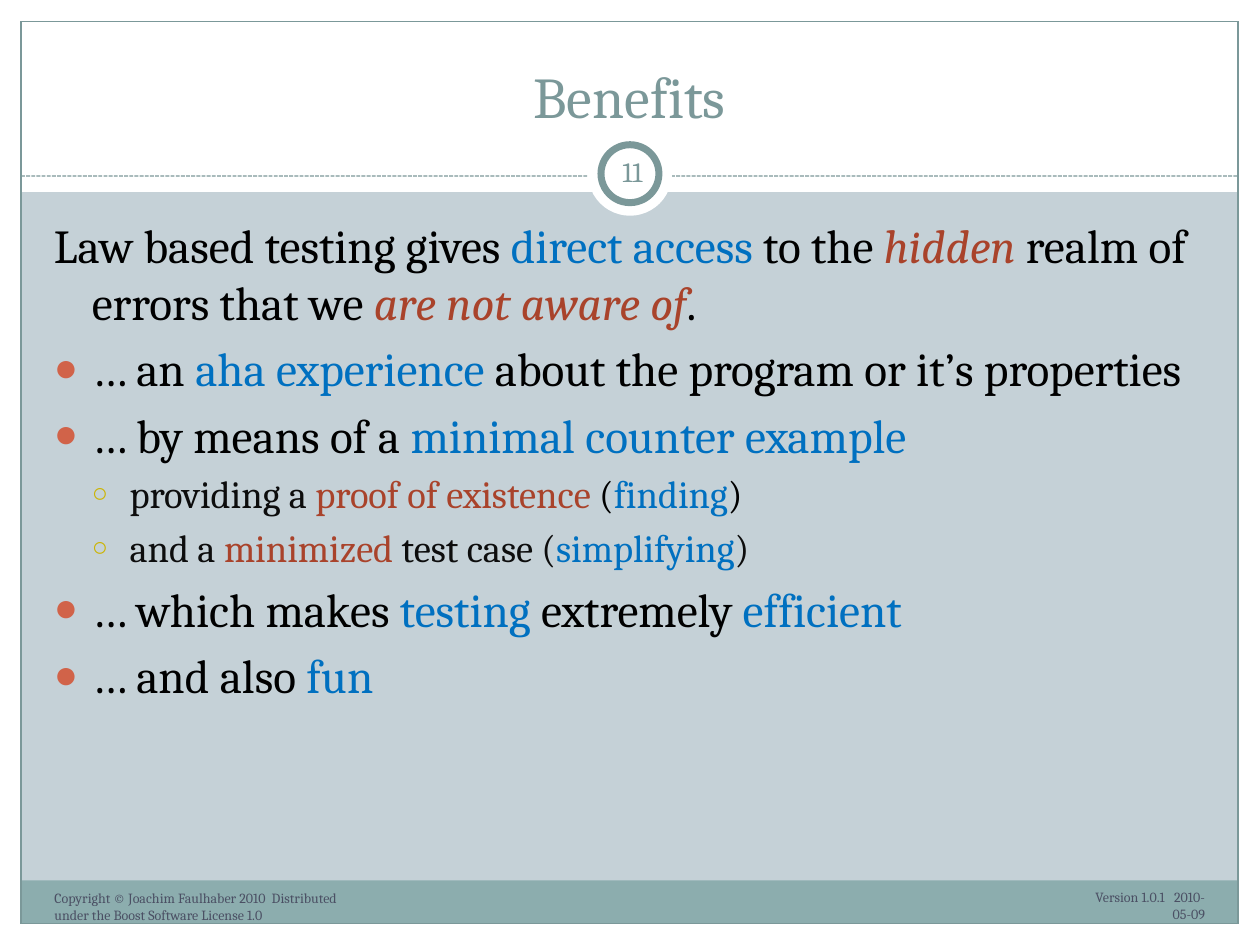
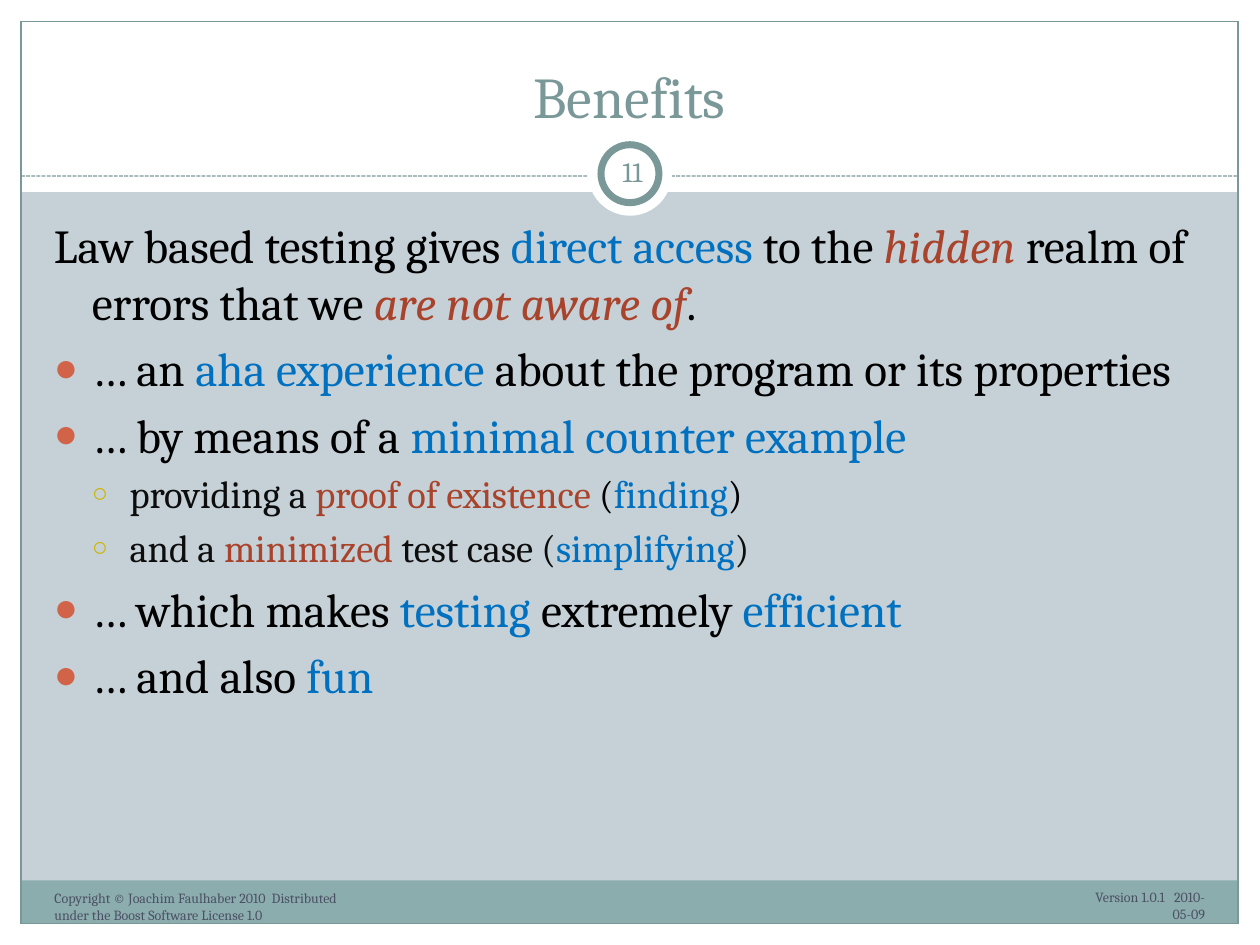
Before and after one commit to ryppl/boost-history, a slide deck: slide 11 of itl/libs/validate/doc/boostcon2010/BoostAlabaster.pptx. Drawn at 1260x945 pixels with LibreOffice and Linux fonts; fonts in the diff are those of the drawing. Boxes give left, top, right and bottom in pixels: in the first picture for what was removed or moved away, otherwise in the second. Text is boxed around its words. In the diff, an @@ line names an element or a change of style, - is before the commit and + after.

```diff
--- a/itl/libs/validate/doc/boostcon2010/BoostAlabaster.pptx
+++ b/itl/libs/validate/doc/boostcon2010/BoostAlabaster.pptx
@@ text at bbox=[136, 353, 1171, 396]: text changed @@
-● … an aha experience about the program or it’s properties
+● … an aha experience about the program or its properties
```
Also in this commit, not shown: 6 other slides changed, 6 slides added.
